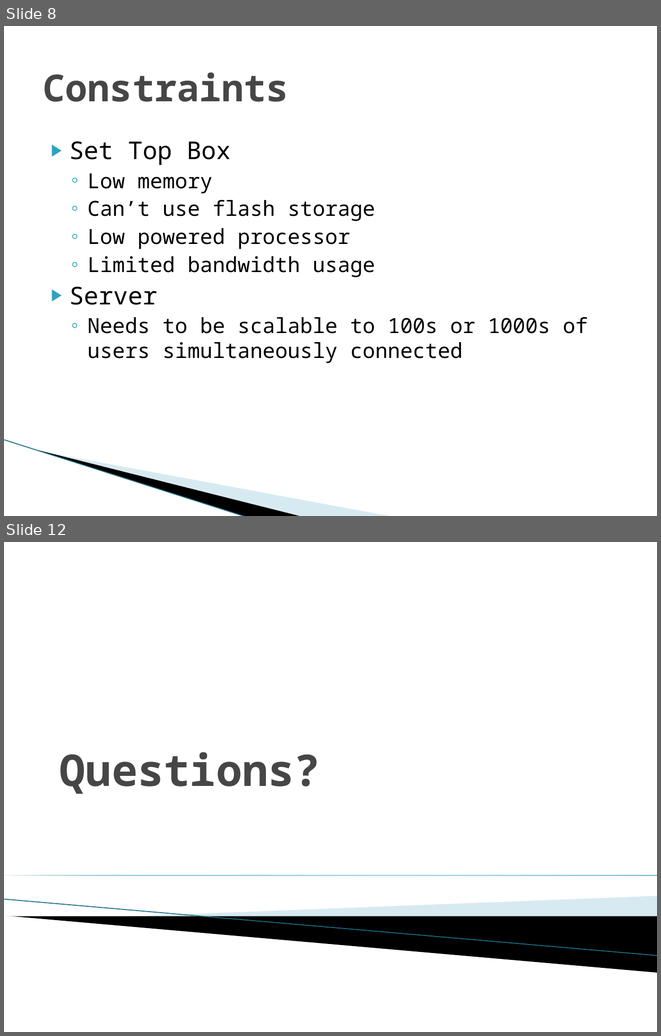
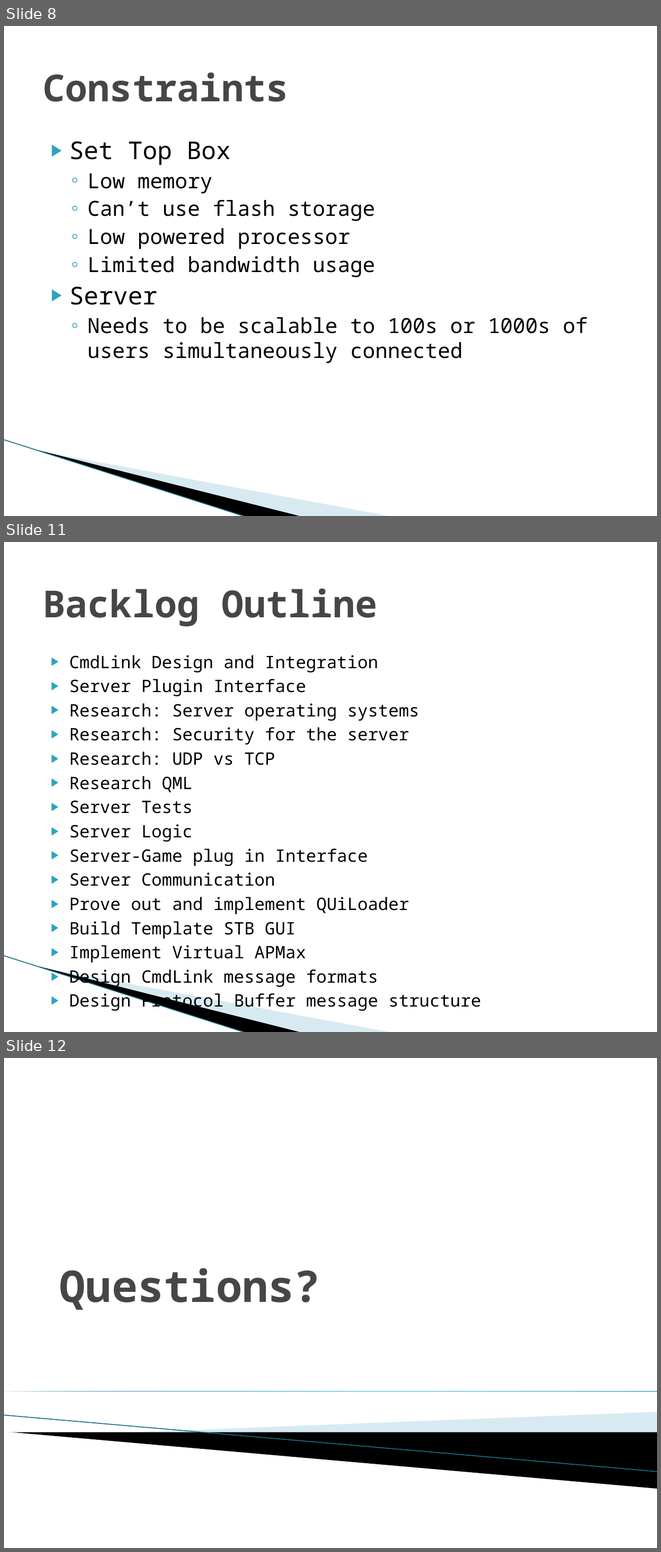
Before and after one commit to SDSMT-CSC/STBMF, a slide deck: Sprint1_Documents/Sprint 1 Review.pptx. Shown one above the other, each under a label of ours: slides 8 and 12 before the commit, slides 8, 11 and 12 after it; the slides between them are not shown. The pictures are 661x1036 and 661x1552 pixels, drawn with LibreOffice and Linux fonts; fonts in the diff are those of the drawing; background and template pictures are left out. Boxes give left, top, right and bottom in pixels: in the first picture for what was removed or moved away, otherwise in the second. Text is boxed around its words. In the diff, an @@ line names an element or a change of style, - is before the commit and + after.

```diff
--- a/Sprint1_Documents/Sprint 1 Review.pptx
+++ b/Sprint1_Documents/Sprint 1 Review.pptx
@@ slide 11 added at box(4, 542, 657, 1032), background #FFFFFF; not listed: 3 template elements that a slide beside it also shows @@
@@ title added at box(43, 588, 378, 626), 41 pt, text #464646, bold @@
+Backlog Outline
@@ text added at box(69, 655, 481, 1011), 18.9 pt, text #000000 @@
+▶ CmdLink Design and Integration
+▶ Server Plugin Interface
+▶ Research: Server operating systems
+▶ Research: Security for the server
+▶ Research: UDP vs TCP
+▶ Research QML
+▶ Server Tests
+▶ Server Logic
+▶ Server-Game plug in Interface
+▶ Server Communication
+▶ Prove out and implement QUiLoader
+▶ Build Template STB GUI
+▶ Implement Virtual APMax
+▶ Design CmdLink message formats
+▶ Design Protocol Buffer message structure
```
Also in this commit, not shown: 5 slides changed, 1 other slide added, 2 slides removed, 3 other files.
